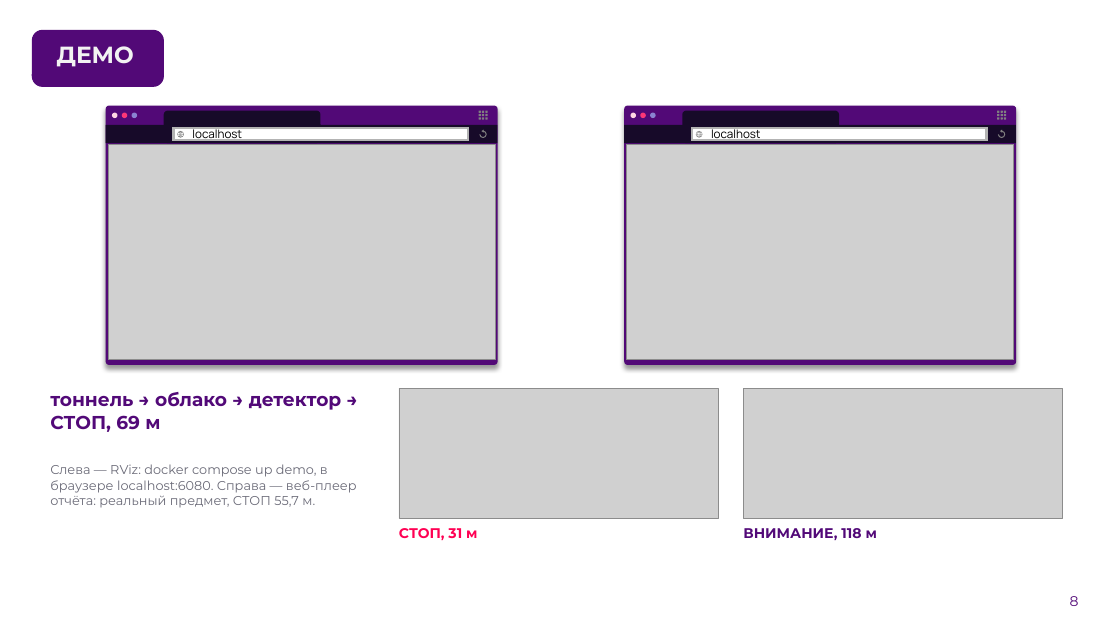
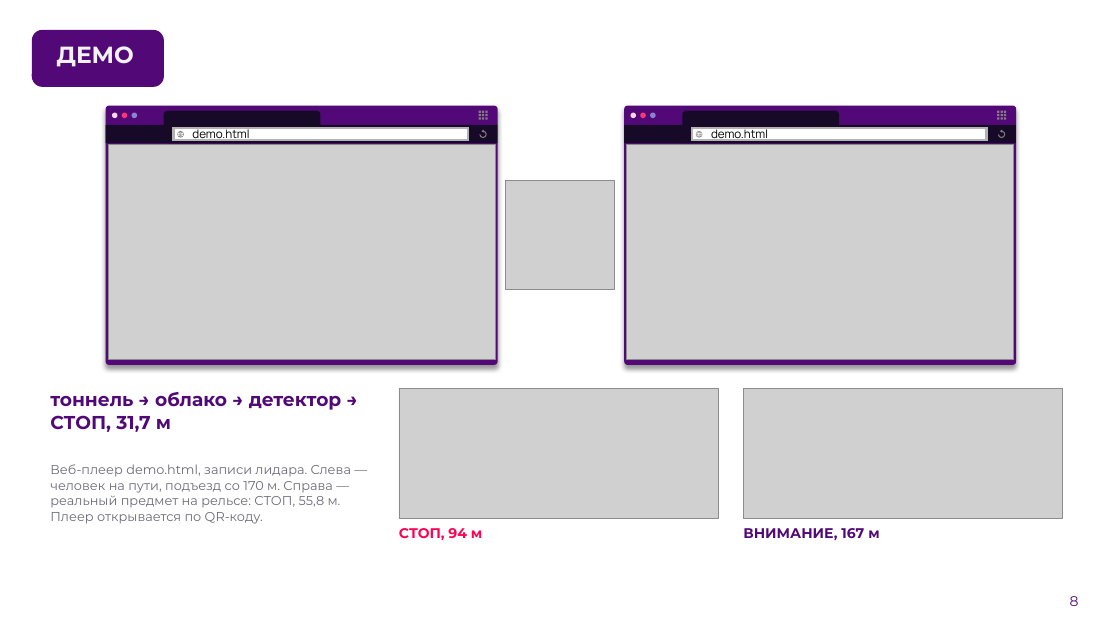
Before and after one commit to ivanpabl/hakatanon_lidar, a slide deck: slide 8 of presentation/ЛЦТ2026_Кейс5_tunnel_od.pptx. Drawn at 1120x630 pixels with LibreOffice and Linux fonts; fonts in the diff are those of the drawing; grey boxes stand for pictures; background and template pictures are left out. Boxes give left, top, right and bottom in pixels: in the first picture for what was removed or moved away, otherwise in the second. Text is boxed around its words. In the diff, an @@ line names an element or a change of style, - is before the commit and + after.

```diff
--- a/presentation/ЛЦТ2026_Кейс5_tunnel_od.pptx
+++ b/presentation/ЛЦТ2026_Кейс5_tunnel_od.pptx
@@ text at [192, 129, 249, 142]: text changed @@
-localhost
+demo.html
@@ text at [711, 129, 768, 142]: text changed @@
-localhost
+demo.html
@@ picture added at [506, 181, 615, 290] @@
@@ text at [50, 392, 342, 432]: text changed @@
-тоннель → облако → детектор → СТОП, 69 м
+тоннель → облако → детектор → СТОП, 31,7 м
@@ text at [50, 464, 351, 524]: text changed @@
-Слева — RViz: docker compose up demo, в браузере localhost:6080. Справа — веб-плеер отчёта: реальный предмет, СТОП 55,7 м.
+Веб-плеер demo.html, записи лидара. Слева — человек на пути, подъезд со 170 м. Справа — реальный предмет на рельсе: СТОП, 55,8 м. Плеер открывается по QR-коду.
@@ text at [399, 528, 482, 540]: text changed @@
-СТОП, 31 м
+СТОП, 94 м
@@ text at [743, 528, 879, 540]: text changed @@
-ВНИМАНИЕ, 118 м
+ВНИМАНИЕ, 167 м
```
Also in this commit, not shown: 11 other slides changed, 2 other files.
